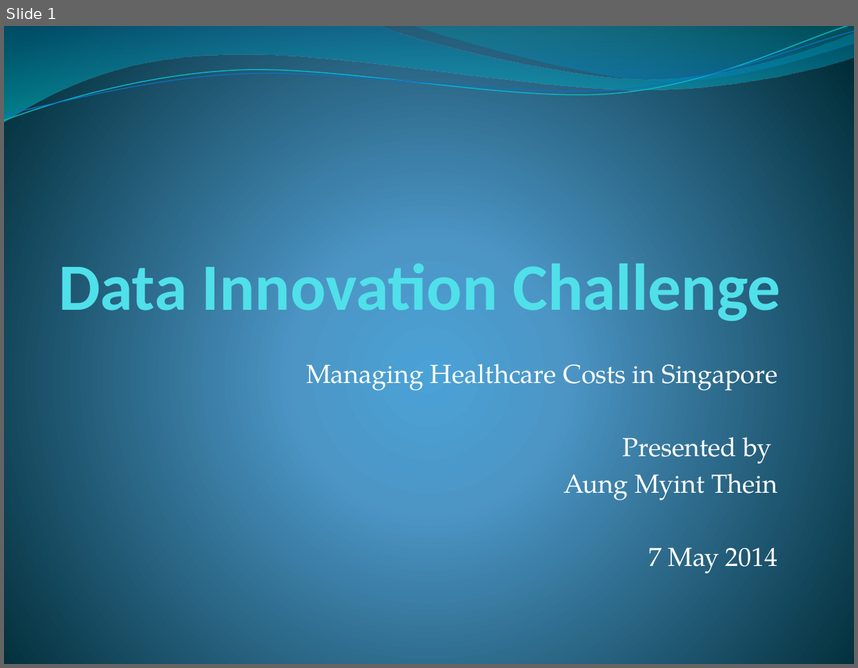
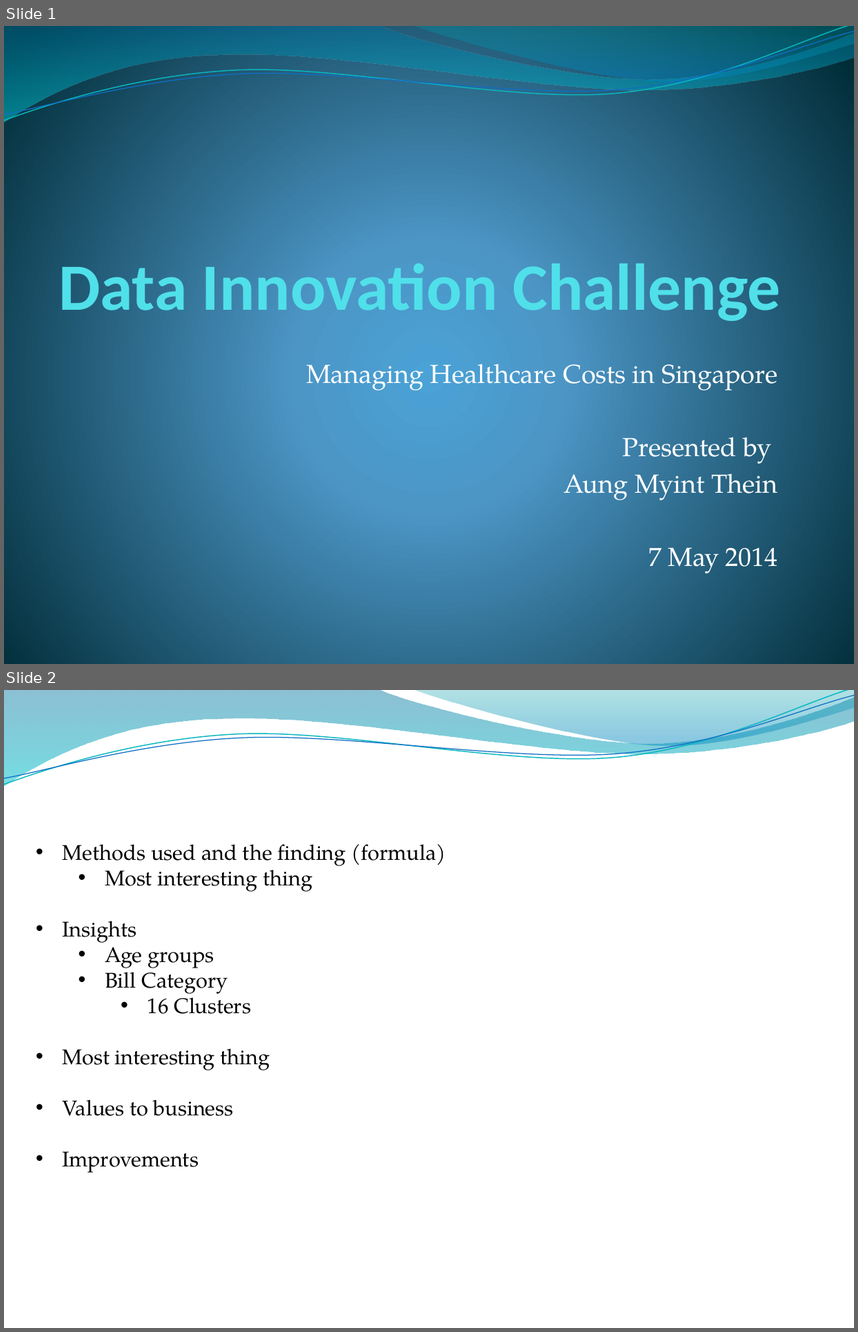
Before and after one commit to Aung-Myint-Thein/test-medical-data, a slide deck: Slides/Data Innovation Challenge.pptx. Shown one above the other, each under a label of ours: slide 1 before the commit, slides 1 and 2 after it. The pictures are 858x668 and 858x1332 pixels, drawn with LibreOffice and Linux fonts; fonts in the diff are those of the drawing; background and template pictures are left out. Boxes give left, top, right and bottom in pixels: in the first picture for what was removed or moved away, otherwise in the second. Text is boxed around its words. In the diff, an @@ line names an element or a change of style, - is before the commit and + after.

```diff
--- a/Slides/Data Innovation Challenge.pptx
+++ b/Slides/Data Innovation Challenge.pptx
@@ slide 2 added at (4,690,854,1328), background picture (left out); not listed: 4 template elements that a slide beside it also shows @@
@@ text added at (63,844,446,1172), 18 pt, text #000000 @@
+• Methods used and the finding (formula)
+  • Most interesting thing
+• Insights
+  • Age groups
+  • Bill Category
+    • 16 Clusters
+• Most interesting thing
+• Values to business
+• Improvements
```
Also in this commit, not shown: 10 other slides added, 3 other files.
